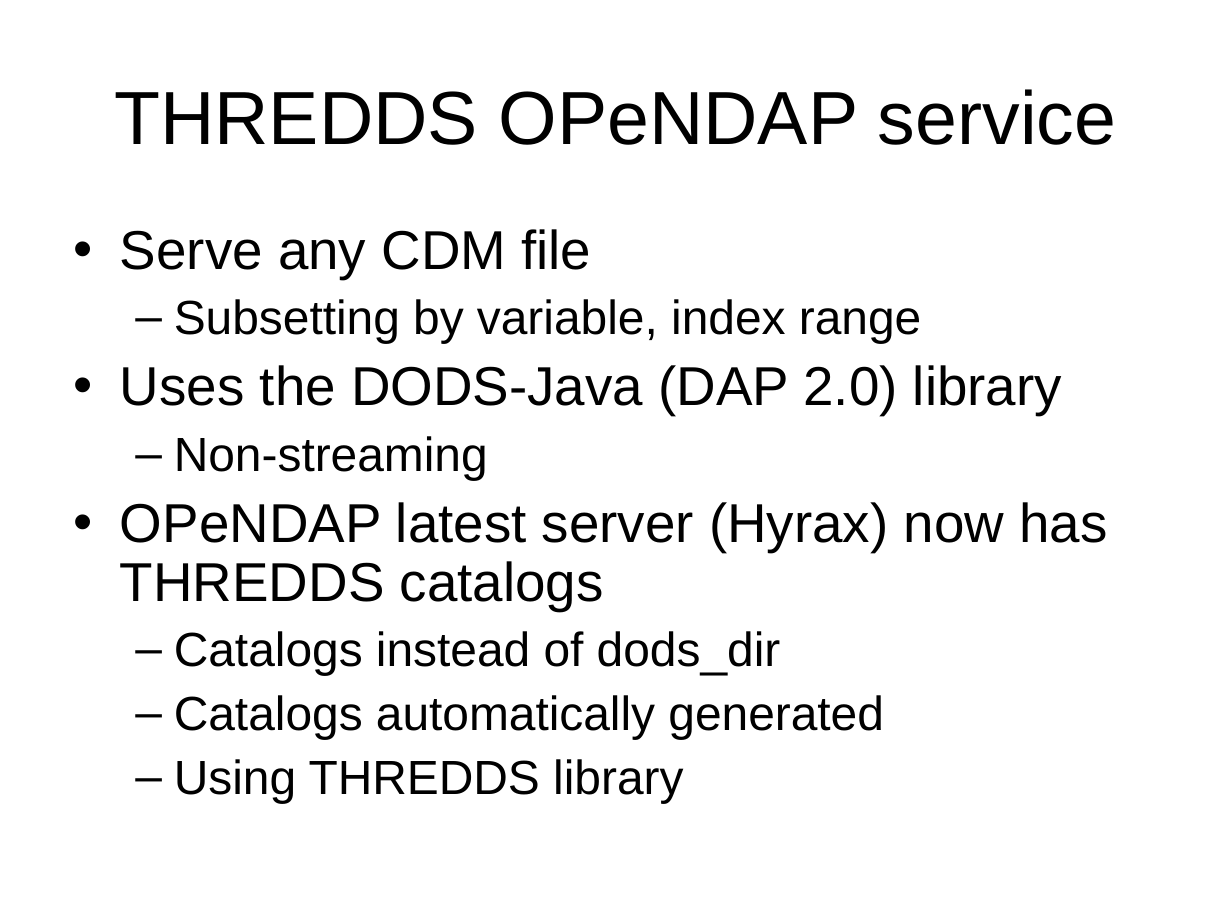
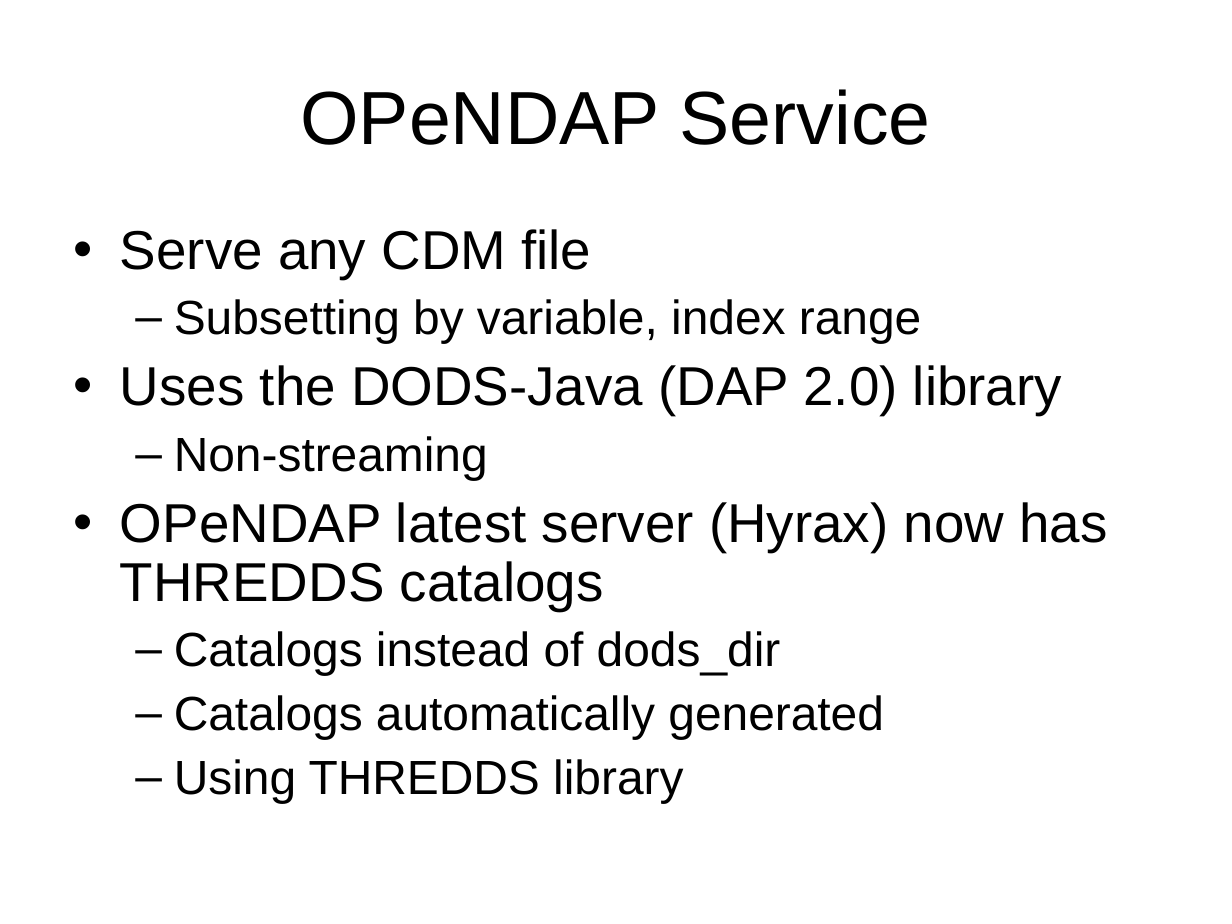
Before and after one commit to ooici-eoi/THREDDS, a slide deck: slide 11 of docs/web/thredds/tech/tutorial/TDSOverview.ppt (slide 8 before the commit). Drawn at 1232x924 pixels with LibreOffice and Linux fonts; fonts in the diff are those of the drawing; background and template pictures are left out. Boxes give left, top, right and bottom in pixels: in the first picture for what was removed or moved away, otherwise in the second. Text is boxed around its words. In the diff, an @@ line names an element or a change of style, - is before the commit and + after.

```diff
--- a/docs/web/thredds/tech/tutorial/TDSOverview.ppt
+++ b/docs/web/thredds/tech/tutorial/TDSOverview.ppt
@@ title at (x1=300, y1=89, x2=931, y2=145): text changed @@
-THREDDS OPeNDAP service
+OPeNDAP Service
```
Also in this commit, not shown: 8 other slides changed, 6 slides added, 8 other files.
